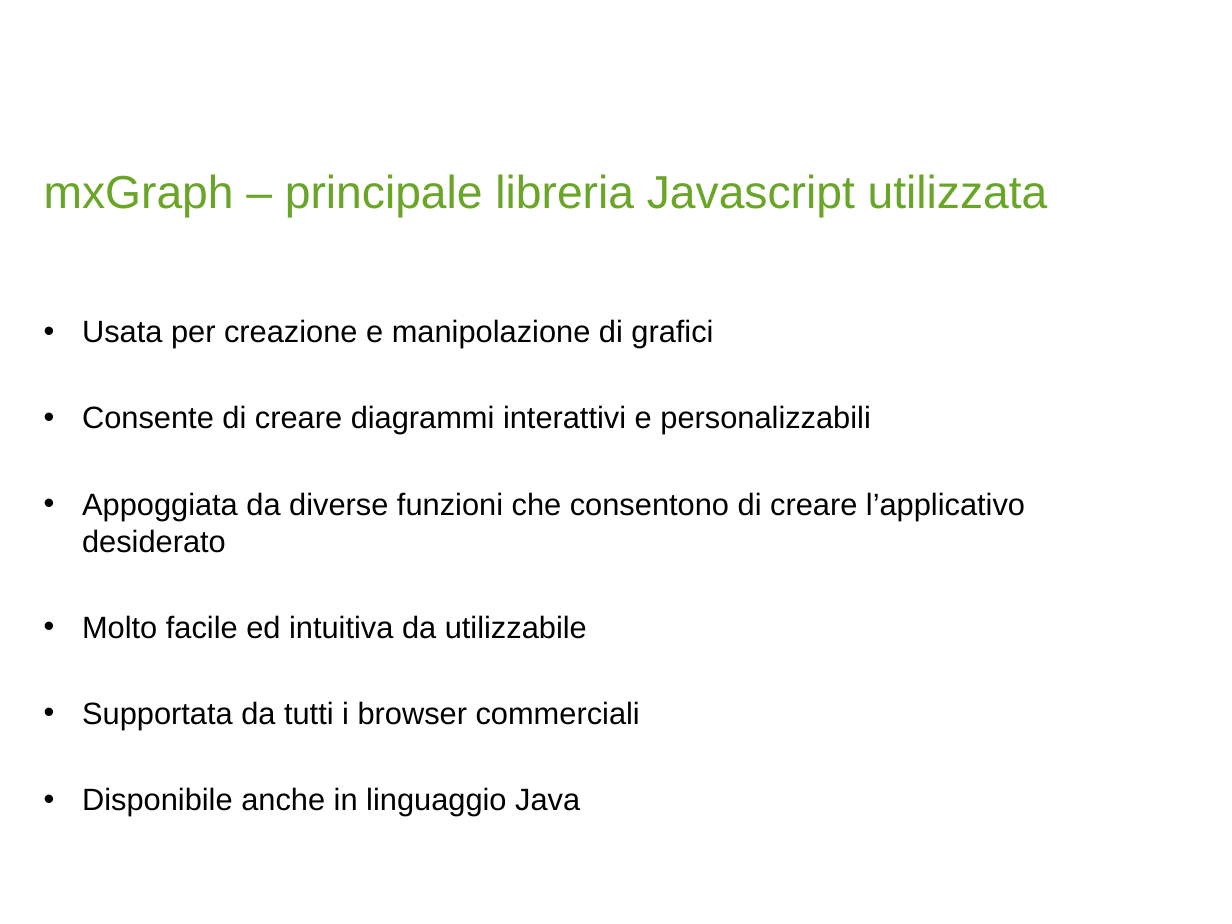
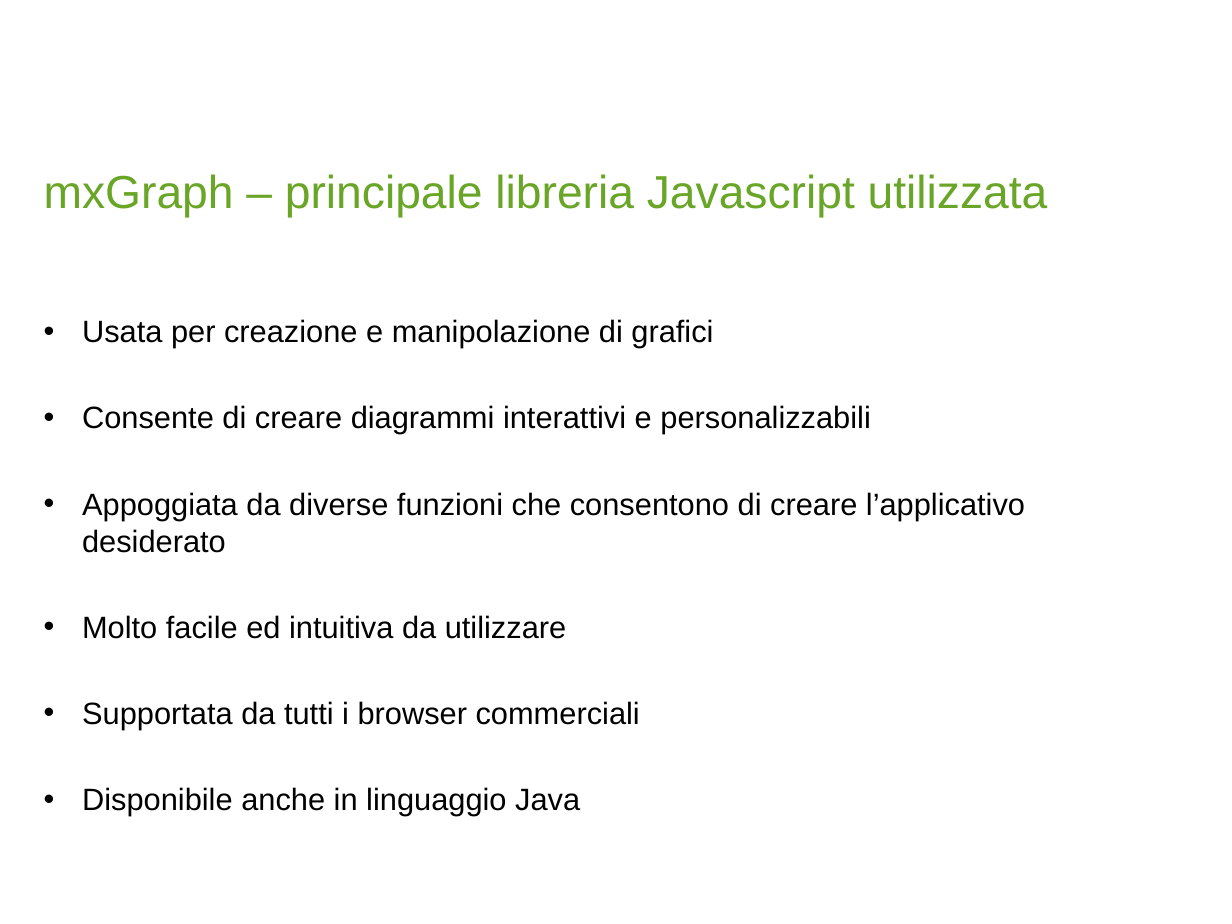
Before and after one commit to debonijonathan/ProgettoDiSemestre, a slide deck: slide 5 of presentazione/Presentazione_Progetti_di_Dipl.pptx. Drawn at 1232x924 pixels with LibreOffice and Linux fonts; fonts in the diff are those of the drawing; background and template pictures are left out. Boxes give left, top, right and bottom in pixels: in the first picture for what was removed or moved away, otherwise in the second. Text is boxed around its words. In the diff, an @@ line names an element or a change of style, - is before the commit and + after.

```diff
--- a/presentazione/Presentazione_Progetti_di_Dipl.pptx
+++ b/presentazione/Presentazione_Progetti_di_Dipl.pptx
@@ text at (x1=82, y1=615, x2=566, y2=639): text changed @@
-• Molto facile ed intuitiva da utilizzabile
+• Molto facile ed intuitiva da utilizzare
```
Also in this commit, not shown: 1 other slide changed, 1 other file.
